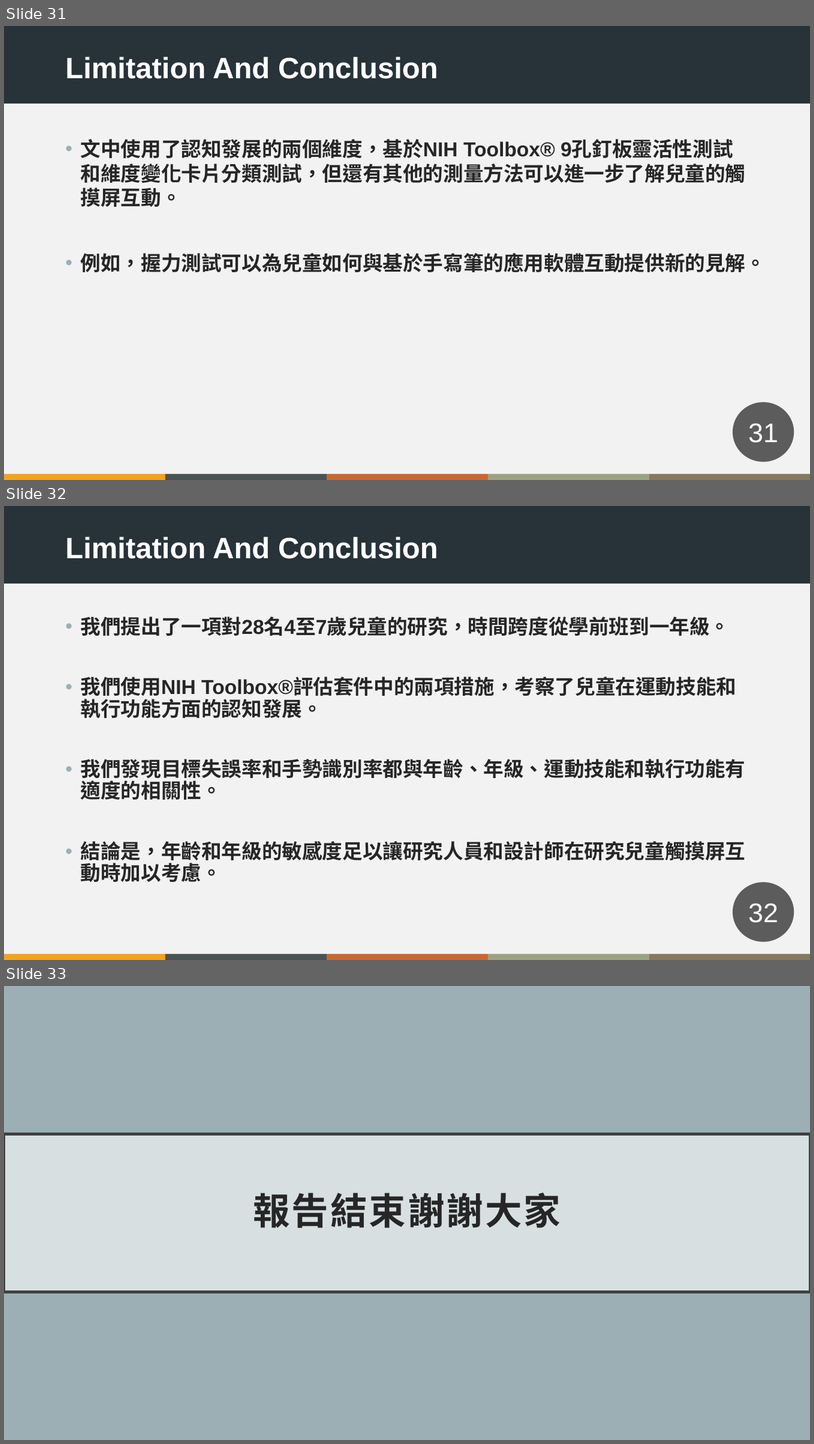
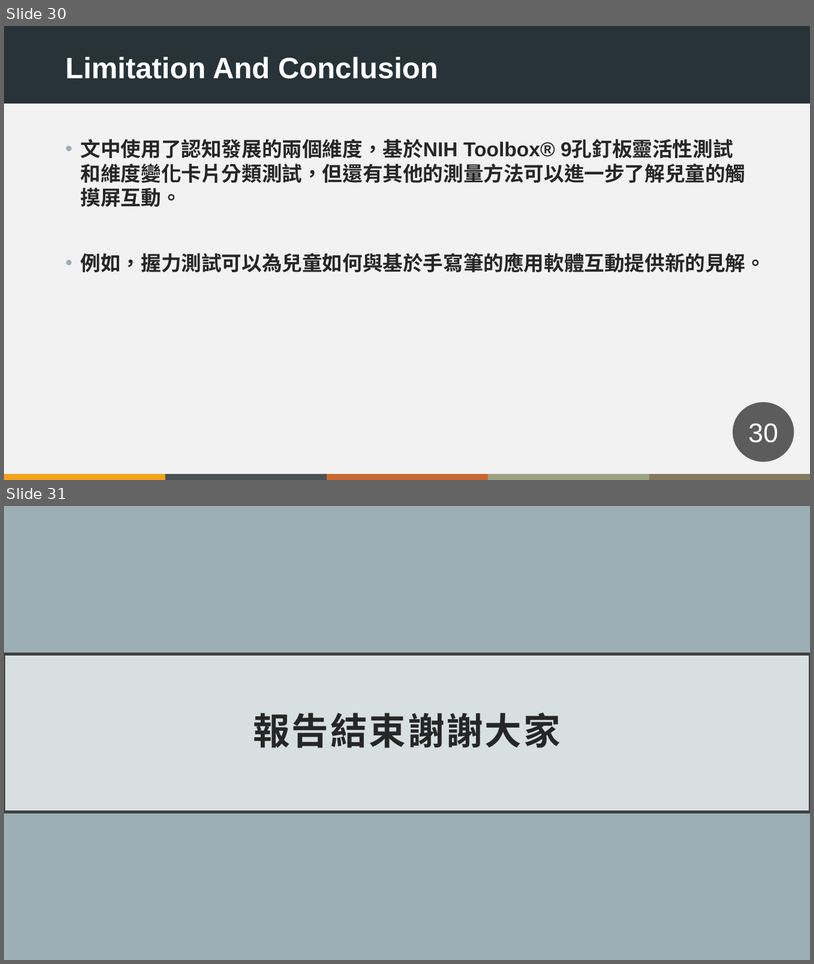
Before and after one commit to crkteam/school, a slide deck: 我的論文/2021-9-26報告內容/2021-9-27.pptx. Shown one above the other, each under a label of ours: slides 31, 32 and 33 before the commit, slides 30 and 31 after it. The pictures are 814x1444 and 814x964 pixels, drawn with LibreOffice and Linux fonts; fonts in the diff are those of the drawing. Boxes give left, top, right and bottom in pixels: in the first picture for what was removed or moved away, otherwise in the second. Text is boxed around its words. In the diff, an @@ line names an element or a change of style, - is before the commit and + after.

```diff
--- a/我的論文/2021-9-26報告內容/2021-9-27.pptx
+++ b/我的論文/2021-9-26報告內容/2021-9-27.pptx
@@ slide 32 removed at (4,506,810,960), background #F2F2F2; not listed: 6 template elements that a slide beside it also shows @@
@@ text removed at (65,537,438,559) @@
-Limitation And Conclusion
@@ text removed at (81,616,746,882) @@
-• 我們提出了一項對28名4至7歲兒童的研究，時間跨度從學前班到一年級。
-• 我們使用NIH Toolbox®評估套件中的兩項措施，考察了兒童在運動技能和執行功能方面的認知發展。
-• 我們發現目標失誤率和手勢識別率都與年齡、年級、運動技能和執行功能有適度的相關性。
-• 結論是，年齡和年級的敏感度足以讓研究人員和設計師在研究兒童觸摸屏互動時加以考慮。
@@ page number removed at (733,882,794,942) @@
-32
@@ what was slide 31 is now slide 30 @@
@@ page number at (749,423,779,442): text changed @@
-31
+30
@@ what was slide 33 is now slide 31 @@
```
Also in this commit, not shown: 3 slides changed, 1 slide added, 2 other slides removed, 2 other files.
